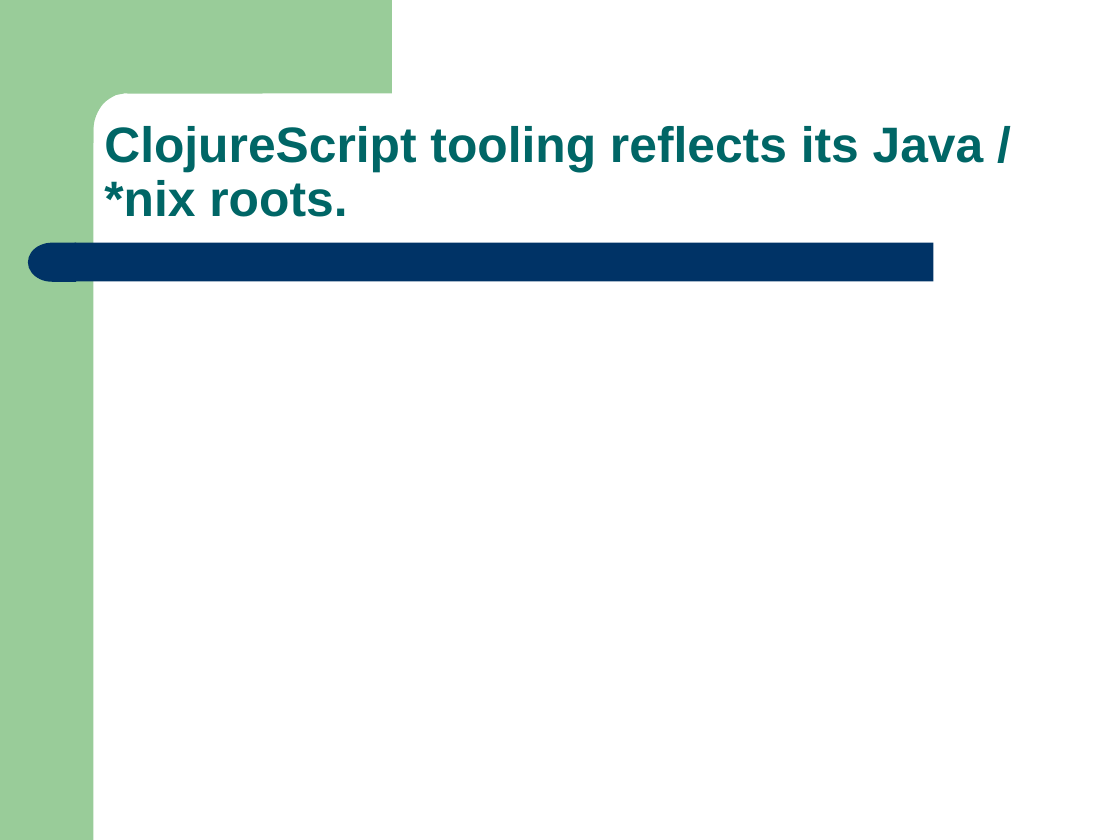
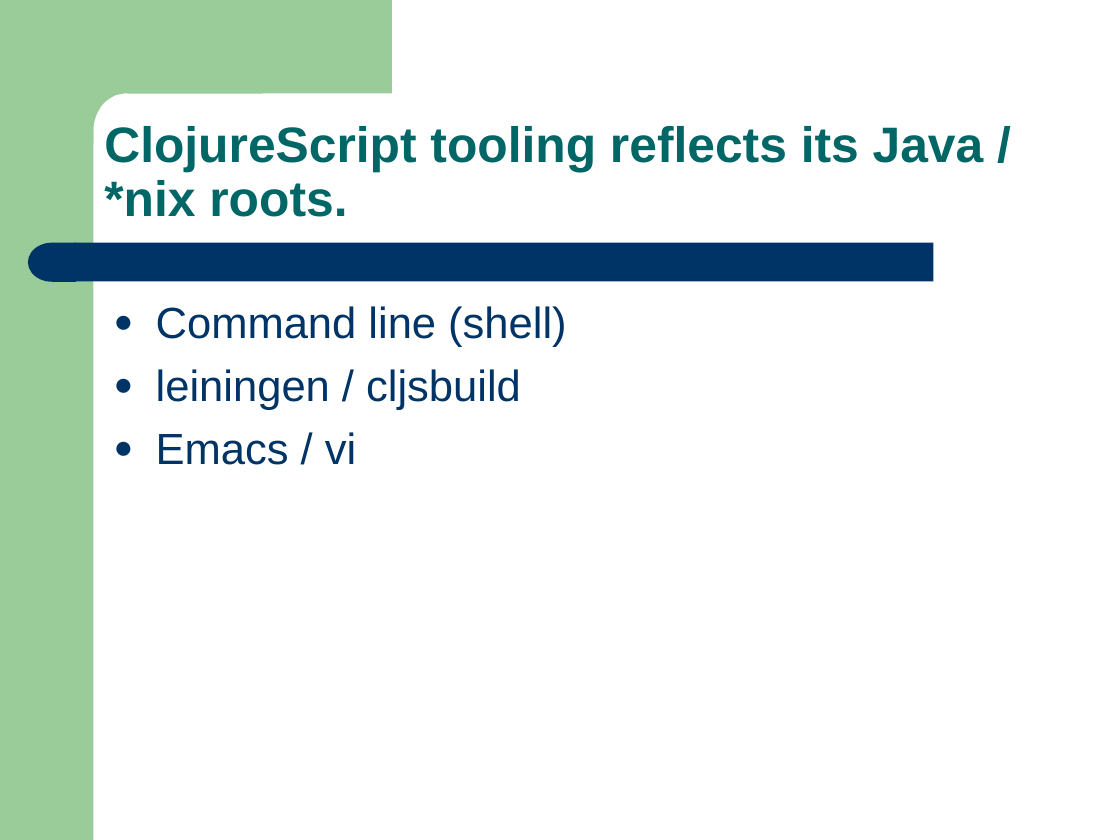
Before and after one commit to mrwizard82d1/yctiam, a slide deck: slide 5 of yctiam.ppt (slide 4 before the commit). Drawn at 1120x840 pixels with LibreOffice and Linux fonts; fonts in the diff are those of the drawing. Boxes give left, top, right and bottom in pixels: in the first picture for what was removed or moved away, otherwise in the second. Text is boxed around its words. In the diff, an @@ line names an element or a change of style, - is before the commit and + after.

Commit message:
Updated presentation.

```diff
--- a/yctiam.ppt
+++ b/yctiam.ppt
@@ text added at (x1=156, y1=306, x2=566, y2=465), 28 pt, text #003366 @@
+● Command line (shell)
+● leiningen / cljsbuild
+● Emacs / vi
```
Also in this commit, not shown: 1 other slide changed, 3 slides added.
